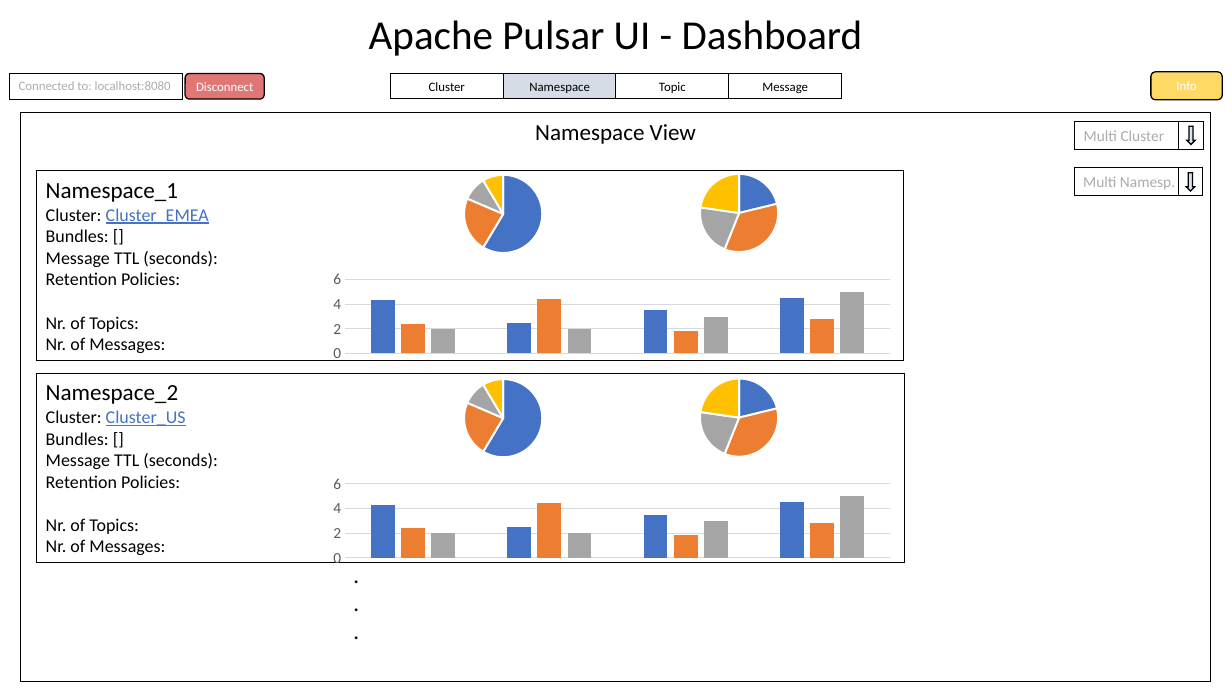
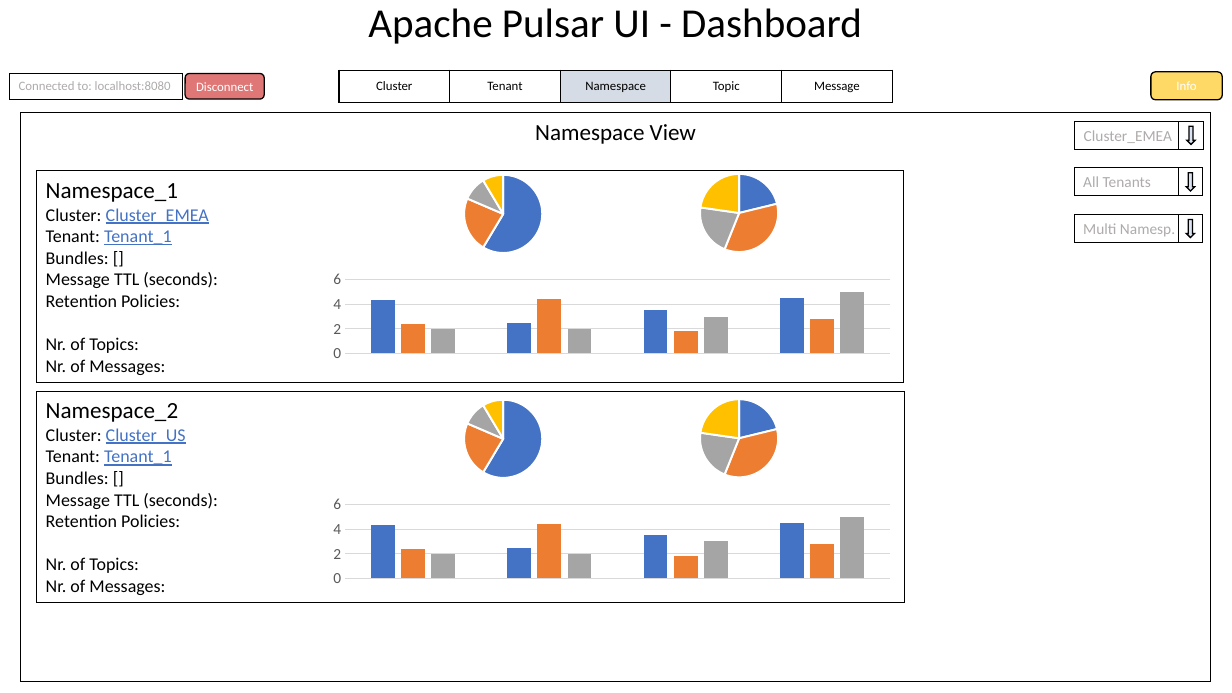
Before and after one commit to amosproj/amos2023ss01-apache-pulsar-ui, a slide deck: slide 5 of Documentation/amos_mockup.pptx (slide 4 before the commit). Drawn at 1232x693 pixels with LibreOffice and Linux fonts; fonts in the diff are those of the drawing. Boxes give left, top, right and bottom in pixels: in the first picture for what was removed or moved away, otherwise in the second. Text is boxed around its words. In the diff, an @@ line names an element or a change of style, - is before the commit and + after.

Commit message:
updated mockup - added tenant view and producer/consumer popups

```diff
--- a/Documentation/amos_mockup.pptx
+++ b/Documentation/amos_mockup.pptx
@@ text "Apache Pulsar UI - Dashboard": place and size @@
-text "Apache Pulsar UI - Dashboard" at <box>369,20,863,56</box>
+text "Apache Pulsar UI - Dashboard" at <box>368,8,862,44</box>
@@ table added at <box>339,70,894,103</box>, 1 rows, 5 columns @@
+Cluster | Tenant | Namespace | Topic | Message
@@ rectangle removed at <box>391,74,504,99</box> @@
-Cluster
@@ rectangle removed at <box>504,74,616,99</box> @@
-Namespace
@@ rectangle removed at <box>616,74,729,99</box> @@
-Topic
@@ rectangle removed at <box>729,74,842,99</box> @@
-Message
@@ text in rectangle at <box>21,113,1212,682</box>: paragraphs removed @@
-              .
-              .
-              .
@@ text in rectangle at <box>1084,130,1172,143</box>: text changed @@
-Multi Cluster
+Cluster_EMEA
@@ rectangle "Namespace_1": place and size @@
-rectangle "Namespace_1" at <box>37,171,904,360</box>
+rectangle "Namespace_1" at <box>37,171,904,383</box>
@@ rectangle added at <box>1074,168,1203,196</box>, outline #000000 0.75 pt, 12 pt, text #AFABAB @@
+All Tenants
@@ text in rectangle at <box>46,230,172,245</box>: paragraph added @@
+Tenant: Tenant_1
@@ rectangle "Multi Namesp.": place and size @@
-rectangle "Multi Namesp." at <box>1074,168,1203,196</box>
+rectangle "Multi Namesp." at <box>1074,214,1203,242</box>
@@ line added from (1178, 214) to (1178, 242), #000000 0.5 pt @@
@@ down arrow added at <box>1187,219,1195,238</box>, fill #DAE3F3, outline #000000 1 pt @@
@@ 2 pie charts, 1 column chart: place and size @@
-2 pie charts, 1 column chart at <box>307,366,905,574</box>
+2 pie charts, 1 column chart at <box>307,386,905,594</box>
@@ rectangle "Namespace_2": place and size @@
-rectangle "Namespace_2" at <box>37,373,905,563</box>
+rectangle "Namespace_2" at <box>37,391,905,603</box>
@@ text in rectangle at <box>46,450,172,466</box>: paragraph added @@
+Tenant: Tenant_1
```
Also in this commit, not shown: 5 other slides changed, 3 slides added, 1 other file.
